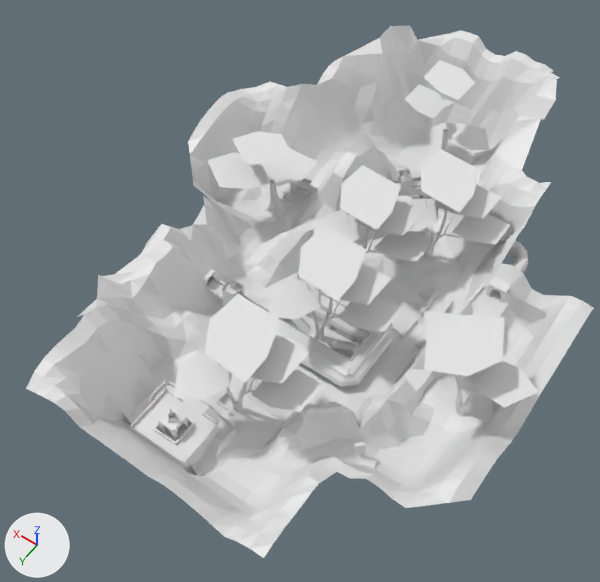
One commit to the Blender file art/blender/recovered_map_mp5.blend: the scene before it, then after it.
One viewpoint serves both versions: a 50 mm camera at (-91.0, 159.0, 232.0) aimed at (7.0, 20.0, 15.0). Arrows for +X, +Y and +Z are at lower left; the lights stay in place. The first picture is the older version. The same objects are shown in both versions, whatever each file hides.

In view in the first picture: 'recovered_map_mp5-colonly'.
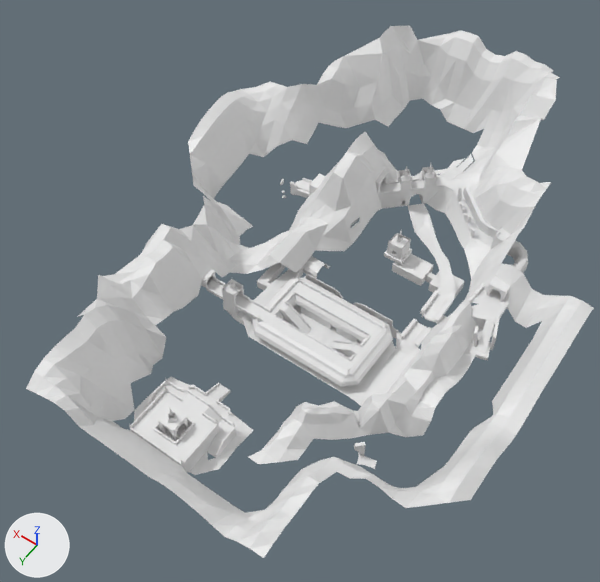
Changed parts and their boxes [x1, y1, x2, y2] in the pictures (600 x 582 px):
part 1 of me_recovered_map_mp5_colonly, deleted: before [123, 60, 547, 507]
part 2 of me_recovered_map_mp5_colonly, cut back: before [104, 69, 559, 516]; after [287, 178, 456, 300]

Edits to the bpy script that builds the scene:
```text
Change me_recovered_map_mp5_colonly:
    used by ob_recovered_map_mp5_colonly; location = (0.0, 0.0, 0.0)
    remove me_recovered_map_mp5_colonly.from_pydata(...)  # 25071 vertices, 8357 faces; spans x -75.0..77.0, y -106.0..106.0, z 1.0..48.0
    add me_recovered_map_mp5_colonly.from_pydata(...)  # 16458 vertices, 5486 faces; spans x -75.0..77.0, y -106.0..106.0, z 1.0..47.0
    me_recovered_map_mp5_colonly part 1: 2239 loose pieces with 6717 vertices, spanning x -75.0..65.0, y -90.0..94.0, z 1.0..48.0, are deleted
    me_recovered_map_mp5_colonly part 2: 32 vertices moved within x -53.0..62.0, y -51.0..6.0, z 3.0..15.0; 1896 vertices removed from x -67.0..65.0, y -90.0..94.0, z 1.0..25.0
```
